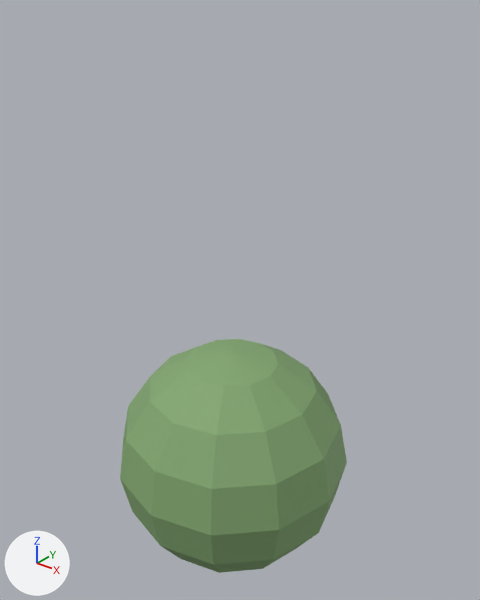
The glTF model public/models/authoring/planting-tree-deciduous.glb: old version first, new version second.
Rendered twice from a 50 mm camera at (2.55, -3.09, 3.2) aimed at (0.02, 0.06, 1.24). Lighting does not change. The marker at lower left points along +X, +Y and +Z. The first picture is the older version. Where no turn or scale is listed for an object, it has been applied to the vertices. Vertices at exactly the same position are counted once.

Names of what the first picture shows: 'Canopy_0'.
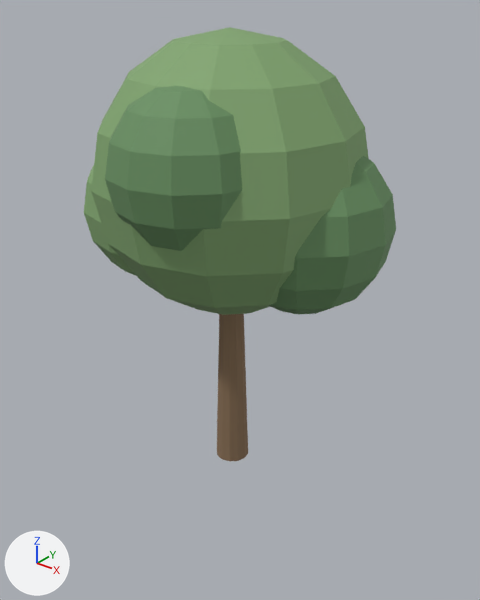
Changed parts and their boxes [x1, y1, x2, y2] in the pictures (480 x 600 px):
'Canopy_0', moved
    before: [120, 339, 347, 573]
    after: [91, 27, 368, 315]
'Canopy_3', moved (not visible before)
    after: [105, 86, 242, 251]
'Canopy_1', moved (not visible before)
    after: [269, 156, 396, 315]
'Trunk', moved (not visible before)
    after: [217, 314, 248, 461]
'Canopy_2', moved (not visible before)
    after: [84, 166, 135, 275]

Edits to the bpy script that builds the scene:
```text
Change me_canopy_0_001:
    used by ob_canopy_0; location = (0.0, 0.0, 0.0)
    remove me_canopy_0_001.from_pydata(...)  # 86 vertices, 168 faces; spans x -0.85..0.85, y -0.85..0.85, z -0.85..0.85
    add me_canopy_0_001.from_pydata(...)  # 86 vertices, 168 faces; spans x -0.85..0.85, y -0.85..0.85, z 1.25..2.95
    me_canopy_0_001 part 1: the whole mesh is moved by (0.0, 0.0, 2.1)
Change me_canopy_1_001:
    used by ob_canopy_1; location = (0.0, 0.0, 0.0)
    remove me_canopy_1_001.from_pydata(...)  # 86 vertices, 168 faces; spans x -0.55..0.55, y -0.55..0.55, z -0.55..0.55
    add me_canopy_1_001.from_pydata(...)  # 86 vertices, 168 faces; spans x -0.1..1.0, y -0.4..0.7, z 1.3..2.4
    me_canopy_1_001 part 2: the whole mesh is moved by (0.45, 0.15, 1.85)
Change me_canopy_2_001:
    used by ob_canopy_2; location = (0.0, 0.0, 0.0)
    remove me_canopy_2_001.from_pydata(...)  # 86 vertices, 168 faces; spans x -0.5..0.5, y -0.5..0.5, z -0.5..0.5
    add me_canopy_2_001.from_pydata(...)  # 86 vertices, 168 faces; spans x -0.9..0.1, y -0.7..0.3, z 1.4..2.4
    me_canopy_2_001 part 3: the whole mesh is moved by (-0.4, -0.2, 1.9)
Change me_canopy_3_001:
    used by ob_canopy_3; location = (0.0, 0.0, 0.0)
    remove me_canopy_3_001.from_pydata(...)  # 86 vertices, 168 faces; spans x -0.48..0.48, y -0.48..0.48, z -0.48..0.48
    add me_canopy_3_001.from_pydata(...)  # 86 vertices, 168 faces; spans x -0.38..0.58, y -0.93..0.03, z 1.77..2.73
    me_canopy_3_001 part 4: the whole mesh is moved by (0.1, -0.45, 2.25)
Change me_trunk_001:
    used by ob_trunk; location = (0.0, 0.0, 0.0)
    remove me_trunk_001.from_pydata(...)  # 24 vertices, 44 faces; spans x -0.12..0.12, y -0.12..0.12, z -0.8..0.8
    add me_trunk_001.from_pydata(...)  # 24 vertices, 44 faces; spans x -0.12..0.12, y -0.12..0.12, z 0.0..1.6
    me_trunk_001 part 5: the whole mesh is moved by (0.0, 0.0, 0.8)
```
